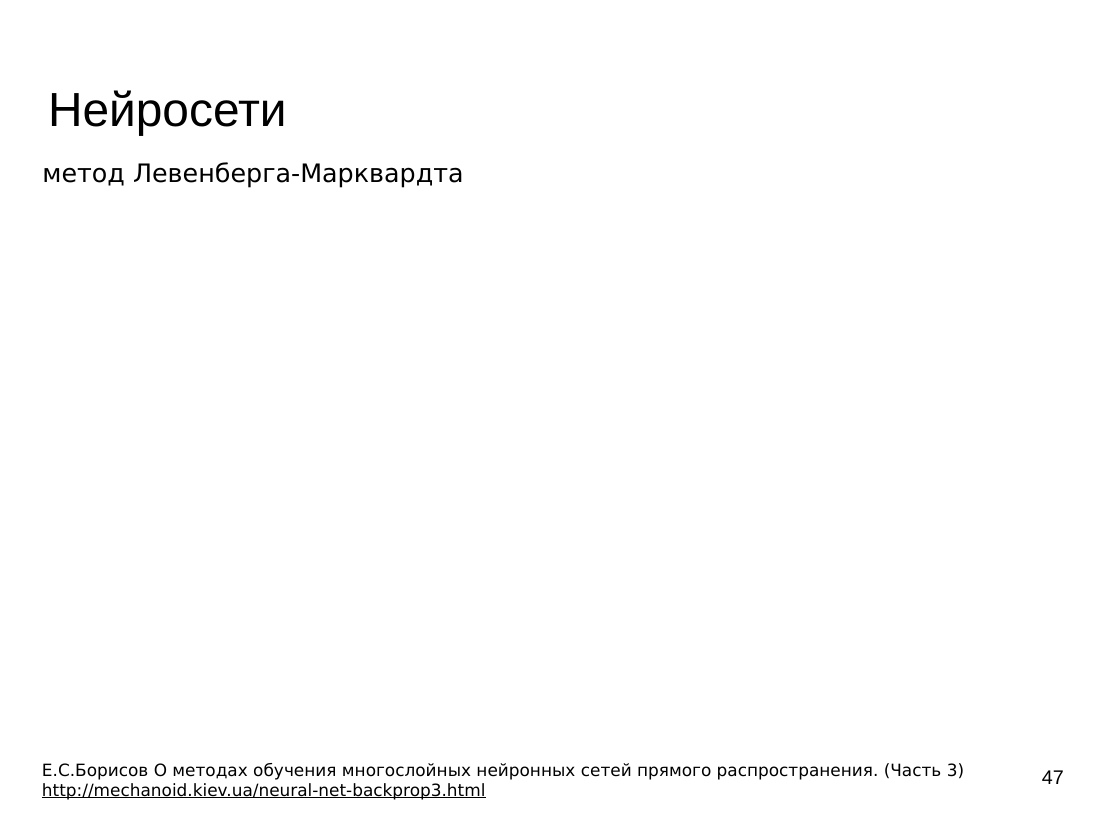
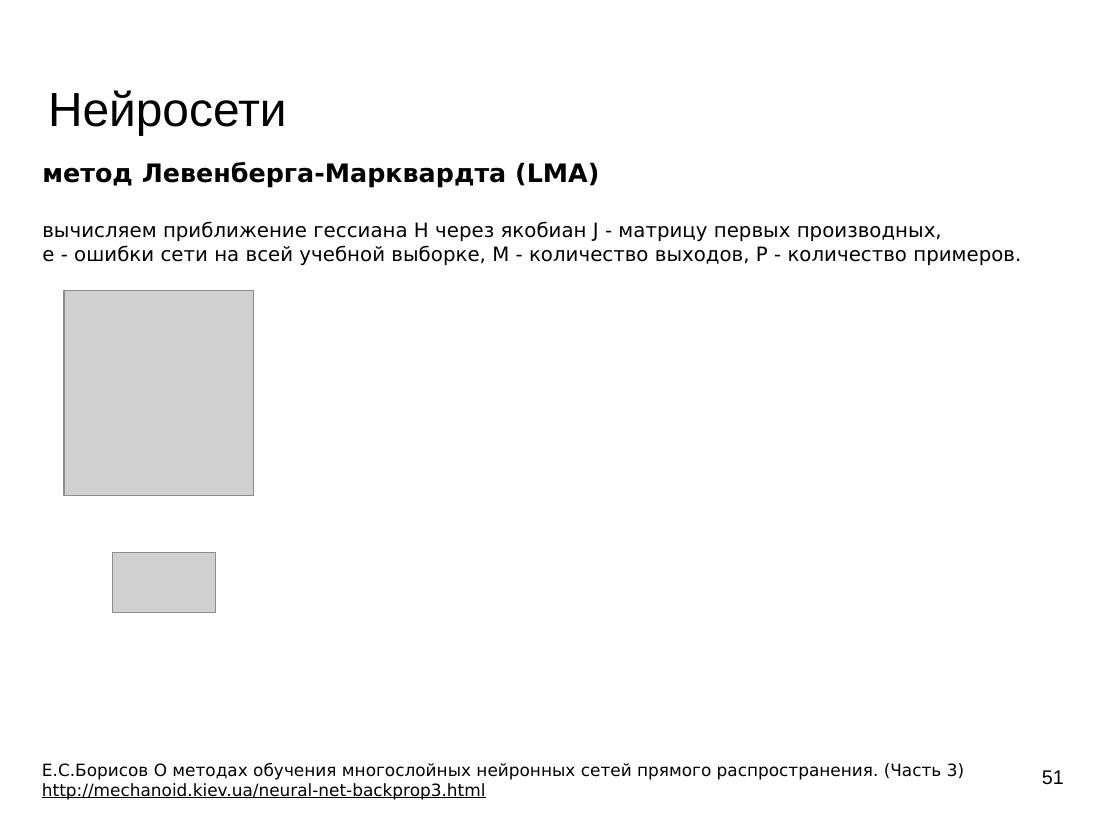
Before and after one commit to mechanoid5/ml_lectorium_legacy, a slide deck: slide 51 of 10-ann.odp (slide 47 before the commit). Drawn at 1120x840 pixels with LibreOffice and Linux fonts; fonts in the diff are those of the drawing; grey boxes stand for pictures; background and template pictures are left out. Boxes give left, top, right and bottom in pixels: in the first picture for what was removed or moved away, otherwise in the second. Text is boxed around its words. In the diff, an @@ line names an element or a change of style, - is before the commit and + after.

```diff
--- a/10-ann.odp
+++ b/10-ann.odp
@@ text removed at bbox=[42, 162, 464, 188] @@
-метод Левенберга-Марквардта
@@ text added at bbox=[42, 162, 1021, 265], 14 pt, text #000000 @@
+метод Левенберга-Марквардта (LMA)
+вычисляем приближение гессиана H через якобиан J - матрицу первых производных,
+e - ошибки сети на всей учебной выборке, M - количество выходов, P - количество примеров.
@@ picture added at bbox=[64, 291, 253, 496] @@
@@ picture added at bbox=[113, 552, 216, 612] @@
@@ page number at bbox=[1042, 770, 1064, 785]: text changed @@
-47
+51
```
Also in this commit, not shown: 2 other slides changed, 6 slides added.
